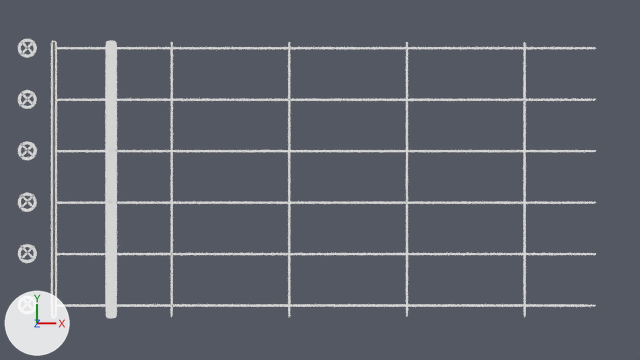
What one commit did to the Blender file textures/guitarTabTexture.blend.
The view is the same before and after, from the file's camera 'Camera'. Arrows for +X, +Y and +Z are at lower left; the lights stay in place. Materials are left out; every surface is plain grey.
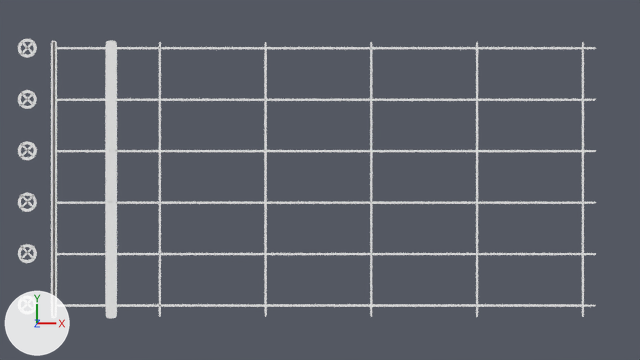
Where the change shows, as pixel boxes (x1, y1, x2, y2) in the pictures (640 x 360 px):
'Plane.001', modifiers changed (12% wider): before (53, 42, 526, 317); after (53, 42, 584, 317)

Diff of the bpy script that builds the scene:
```diff
--- a/textures/guitarTabTexture.blend.py
+++ b/textures/guitarTabTexture.blend.py
@@ ob_plane_001 @@
 _m = ob_plane_001.modifiers.new('Array', 'ARRAY')
-_m.count = 5
+_m.count = 6
 _m.constant_offset_displace = (0.0, 0.0, 0.0)
-_m.relative_offset_displace = (53.5, 0.0, 0.0)
+_m.relative_offset_displace = (48.1, 0.0, 0.0)
```
